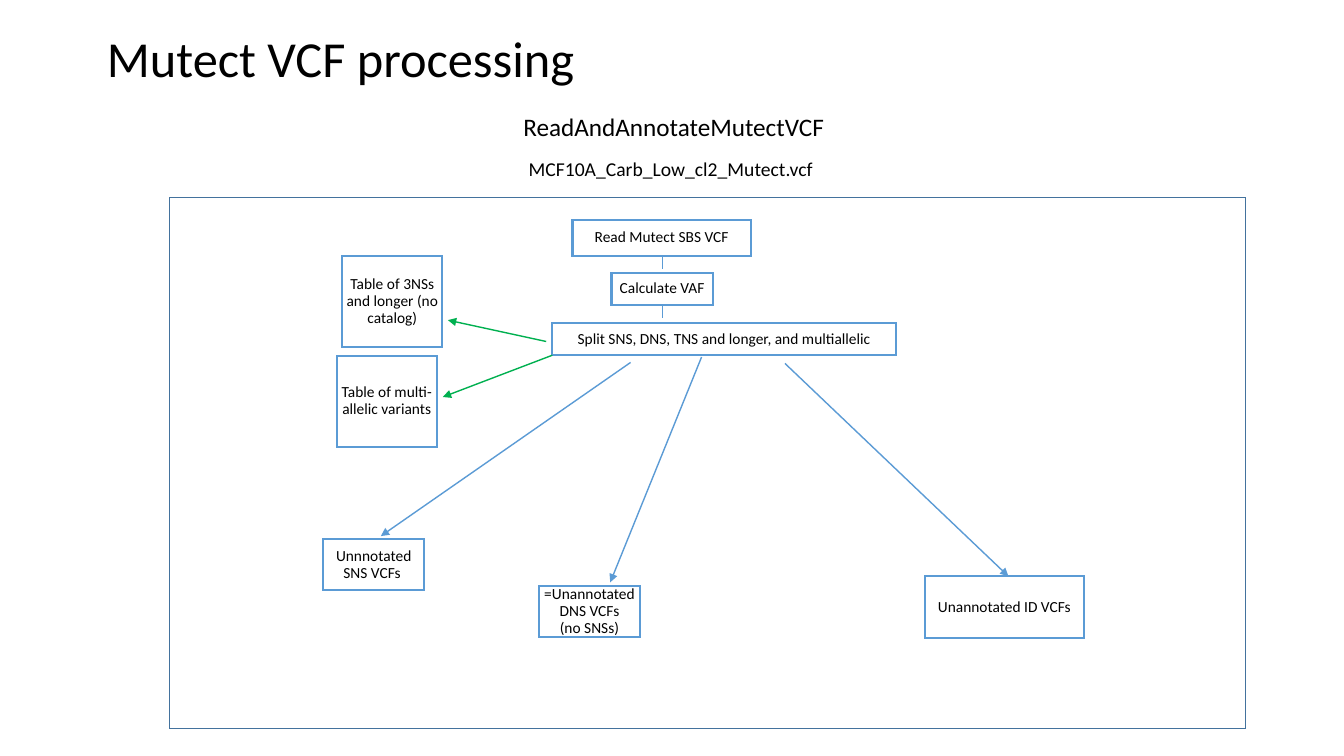
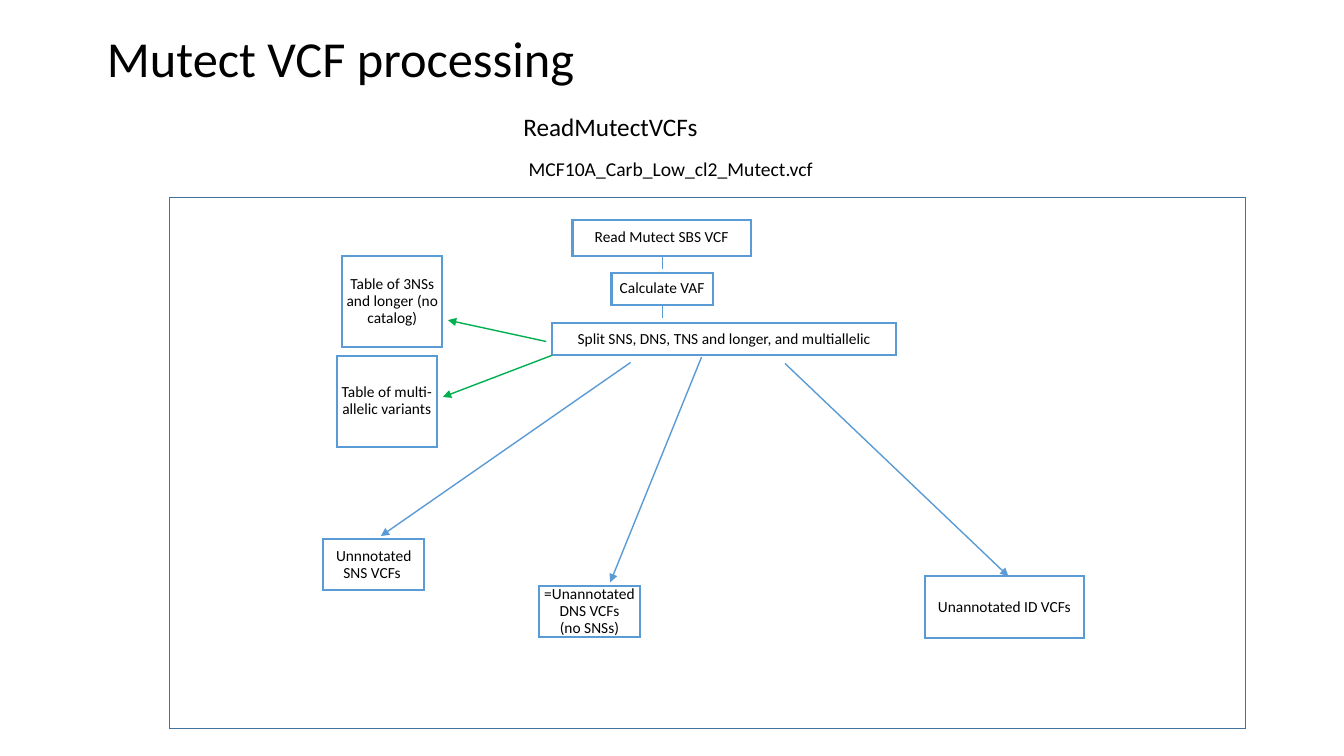
Before and after one commit to steverozen/ICAMS, a slide deck: slide 2 of data-raw/ICAMS-overview.pptx (slide 3 before the commit). Drawn at 1344x756 pixels with LibreOffice and Linux fonts; fonts in the diff are those of the drawing. Boxes give left, top, right and bottom in pixels: in the first picture for what was removed or moved away, otherwise in the second. Text is boxed around its words. In the diff, an @@ line names an element or a change of style, - is before the commit and + after.

```diff
--- a/data-raw/ICAMS-overview.pptx
+++ b/data-raw/ICAMS-overview.pptx
@@ text at box(523, 118, 697, 137): text changed @@
-ReadAndAnnotateMutectVCF
+ReadMutectVCFs
```
Also in this commit, not shown: 2 other slides changed, 1 slide added, 2 other files.
